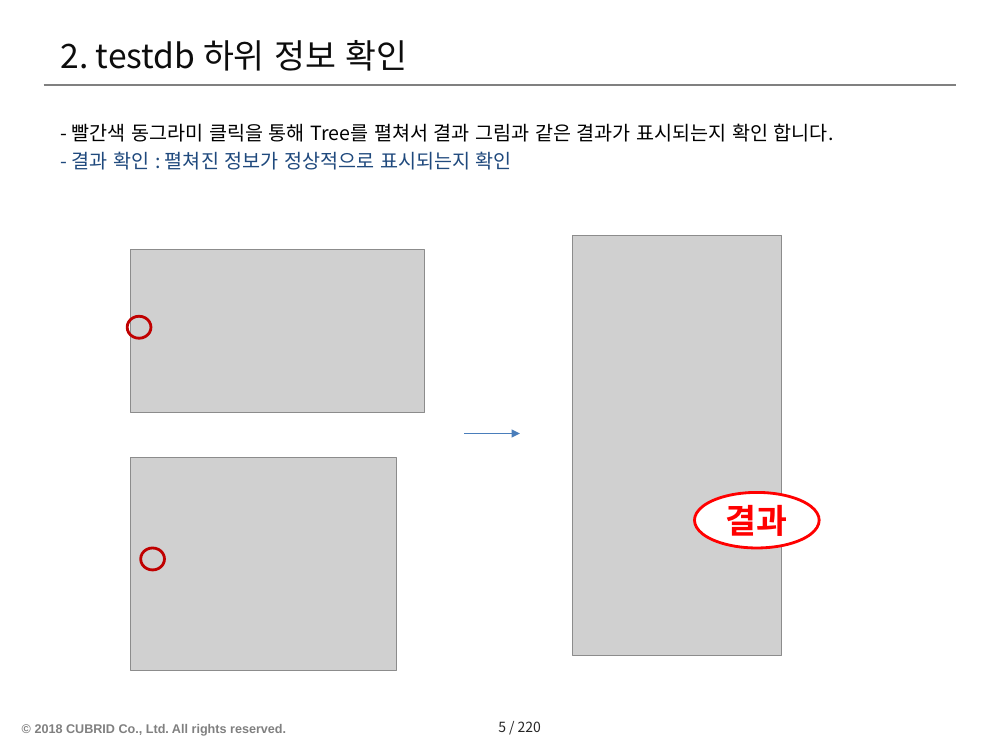
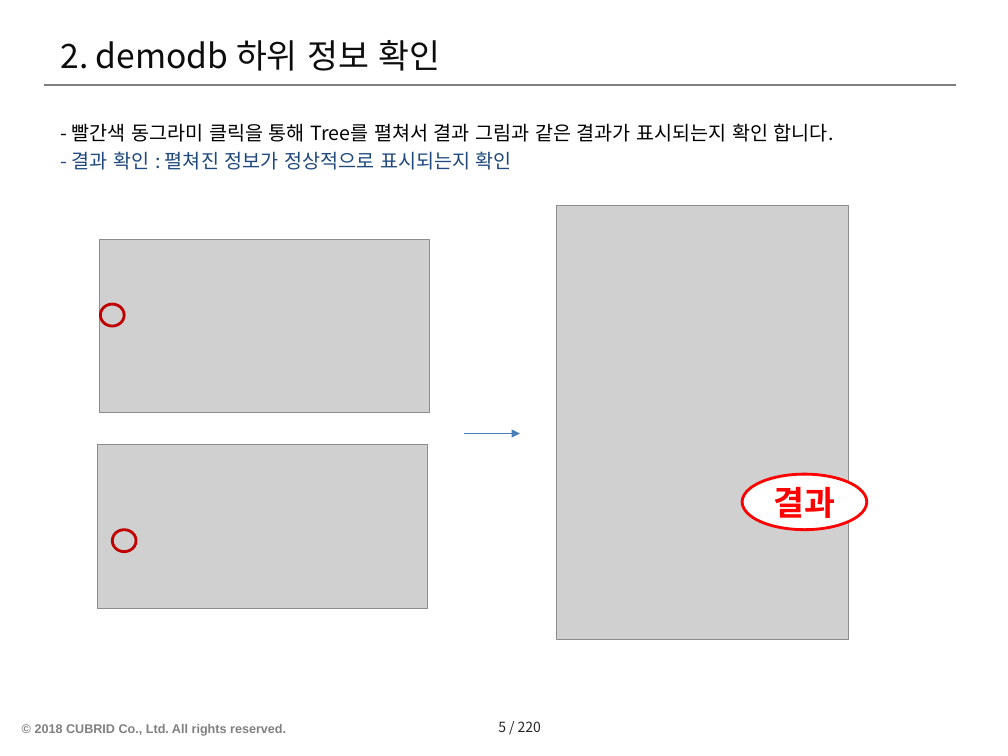
Before and after one commit to postech-dblab-iitp/visual-tool, a slide deck: slide 6 of ViT_docs/Test scenario-ViT/No.1-연결탐색기(Database Navigator).pptx. Drawn at 1008x756 pixels with LibreOffice and Linux fonts; fonts in the diff are those of the drawing; grey boxes stand for pictures; background and template pictures are left out. Boxes give left, top, right and bottom in pixels: in the first picture for what was removed or moved away, otherwise in the second. Text is boxed around its words. In the diff, an @@ line names an element or a change of style, - is before the commit and + after.

```diff
--- a/ViT_docs/Test scenario-ViT/No.1-연결탐색기(Database Navigator).pptx
+++ b/ViT_docs/Test scenario-ViT/No.1-연결탐색기(Database Navigator).pptx
@@ title at <box>60,40,441,71</box>: text changed @@
-2. testdb 하위 정보 확인
+2. demodb 하위 정보 확인
@@ picture: place and size @@
-picture at <box>573,235,782,655</box>
+picture at <box>556,206,849,640</box>
@@ picture: place and size @@
-picture at <box>131,250,424,412</box>
+picture at <box>99,240,429,413</box>
@@ ellipse: place and size @@
-ellipse at <box>127,317,151,339</box>
+ellipse at <box>101,304,125,327</box>
@@ picture: place and size @@
-picture at <box>131,458,397,669</box>
+picture at <box>98,445,428,608</box>
@@ ellipse "결과": place and size @@
-ellipse "결과" at <box>695,493,820,548</box>
+ellipse "결과" at <box>742,474,867,529</box>
@@ ellipse: place and size @@
-ellipse at <box>141,548,165,571</box>
+ellipse at <box>112,530,136,552</box>
```
Also in this commit, not shown: 9 other slides changed, 5 other files.
